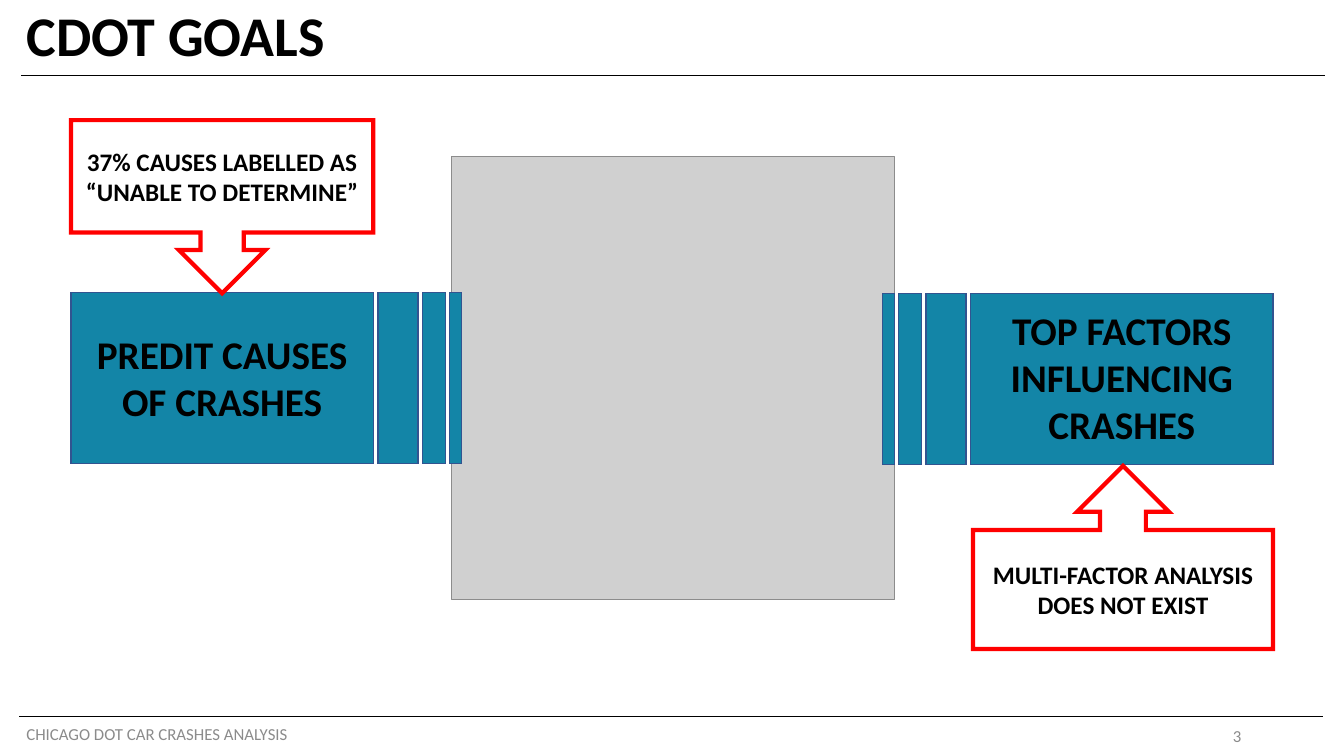
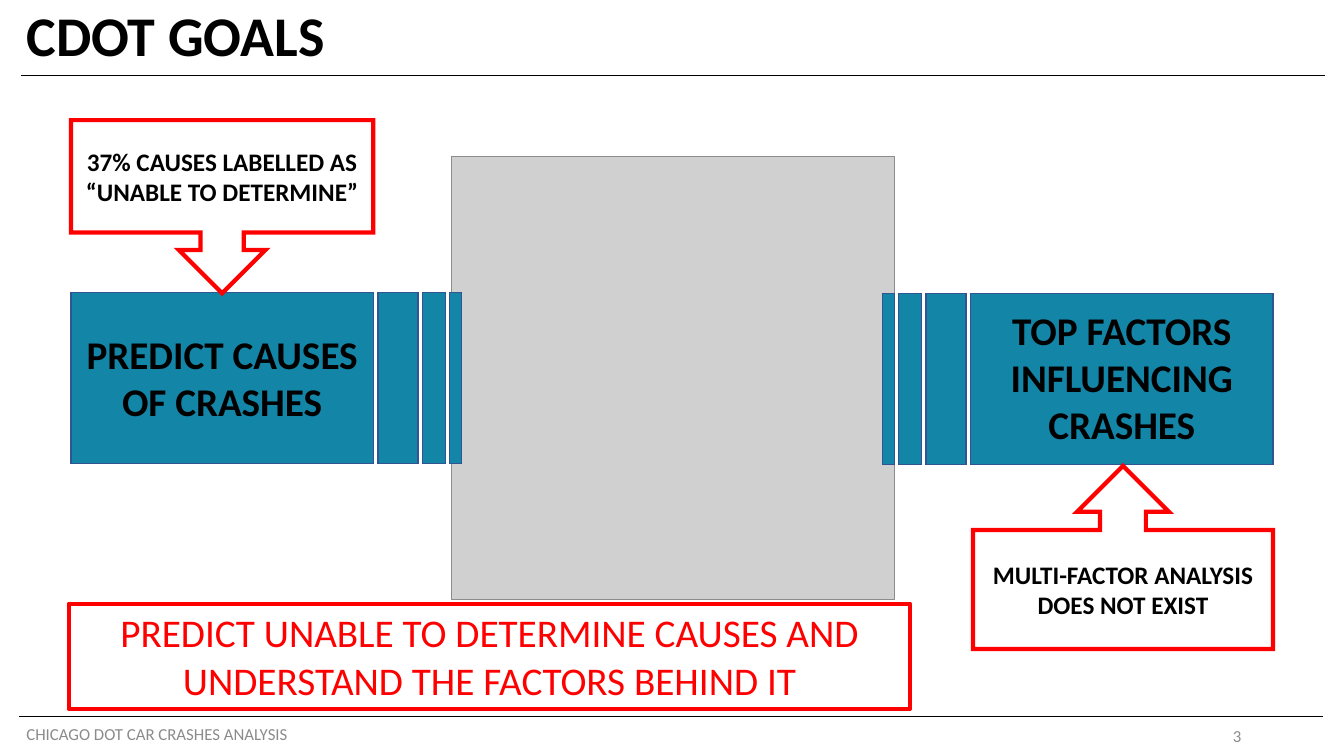
Before and after one commit to shayanabdulkarimkhan/chicago-car-crashes-analysis, a slide deck: slide 3 of Stakeholder Presentation.pptx. Drawn at 1344x756 pixels with LibreOffice and Linux fonts; fonts in the diff are those of the drawing; grey boxes stand for pictures. Boxes give left, top, right and bottom in pixels: in the first picture for what was removed or moved away, otherwise in the second. Text is boxed around its words. In the diff, an @@ line names an element or a change of style, - is before the commit and + after.

```diff
--- a/Stakeholder Presentation.pptx
+++ b/Stakeholder Presentation.pptx
@@ text at bbox=[87, 343, 358, 417]: text changed @@
-PREDIT CAUSES OF CRASHES
+PREDICT CAUSES OF CRASHES
@@ rectangle added at bbox=[69, 604, 910, 709], outline #FF0000 3 pt, 28 pt, text #FF0000 @@
+PREDICT UNABLE TO DETERMINE CAUSES AND UNDERSTAND THE FACTORS BEHIND IT
```
Also in this commit, not shown: 3 other slides changed, 3 slides added, 22 other files.
